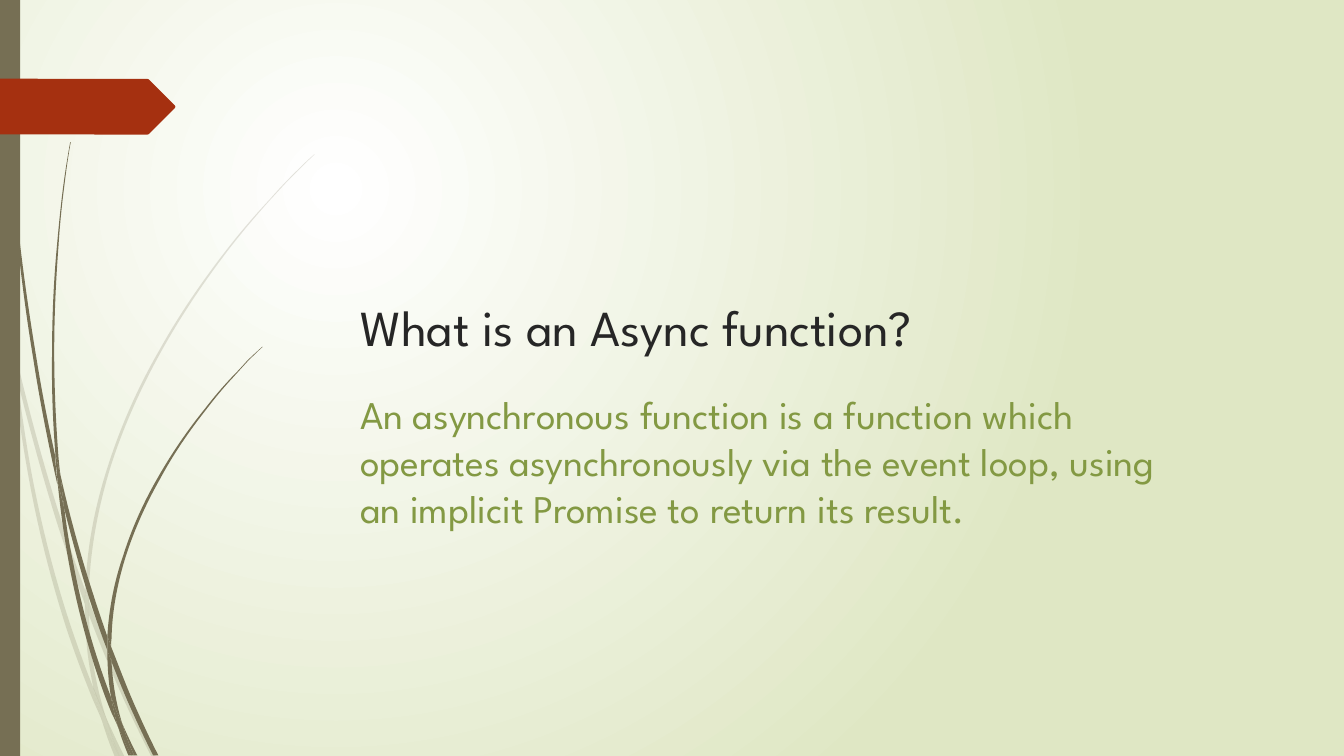
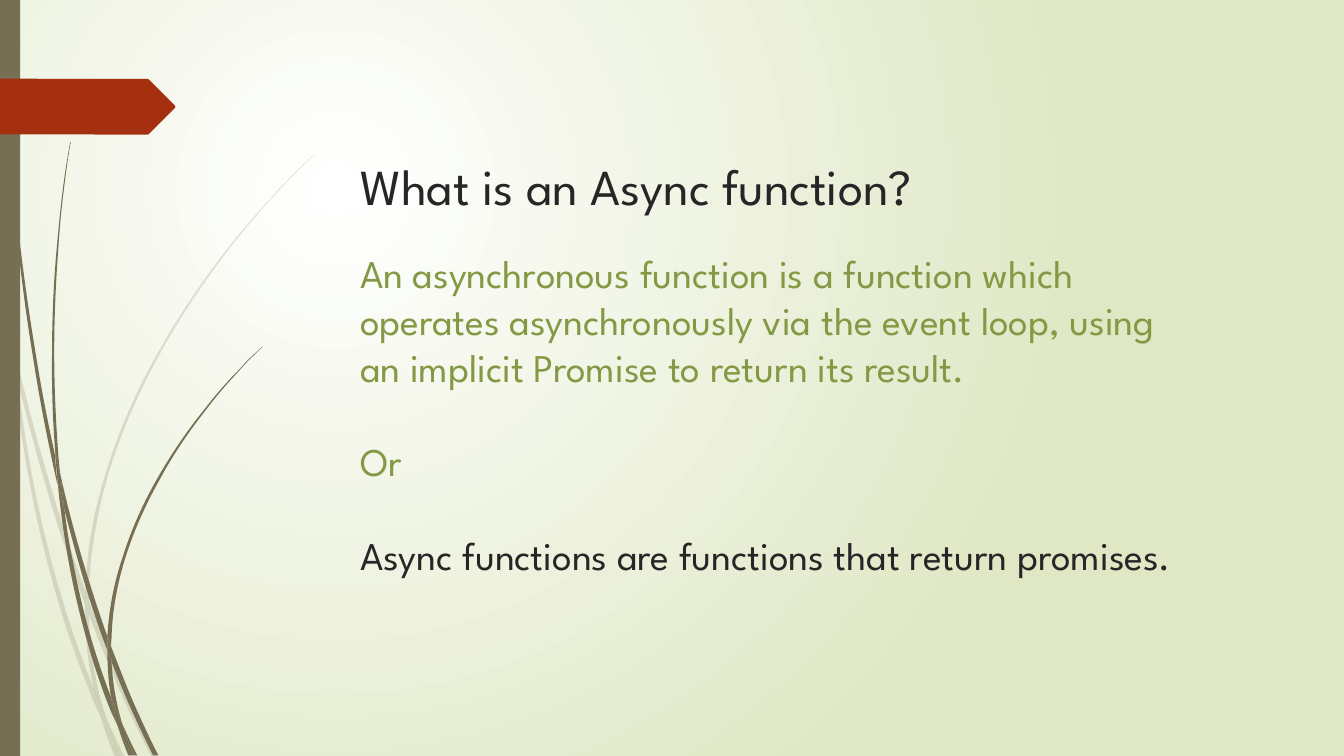
Before and after one commit to AnkitPrakash687/sphero_tutorial, a slide deck: slide 9 of SPHERO.pptx (slide 6 before the commit). Drawn at 1344x756 pixels with LibreOffice and Linux fonts; fonts in the diff are those of the drawing. Boxes give left, top, right and bottom in pixels: in the first picture for what was removed or moved away, otherwise in the second. Text is boxed around its words. In the diff, an @@ line names an element or a change of style, - is before the commit and + after.

```diff
--- a/SPHERO.pptx
+++ b/SPHERO.pptx
@@ title "What is an Async function?" moved from (x1=360, y1=310, x2=912, y2=357) to (x1=360, y1=169, x2=912, y2=216) @@
@@ text "An asynchronous function is a ..." moved from (x1=360, y1=401, x2=1155, y2=531) to (x1=360, y1=260, x2=1171, y2=578) @@
@@ text at (x1=360, y1=449, x2=1171, y2=578): paragraphs added @@
+Or
+Async functions are functions that return promises.
```
Also in this commit, not shown: 3 other slides changed, 6 slides added, 2 slides removed.
